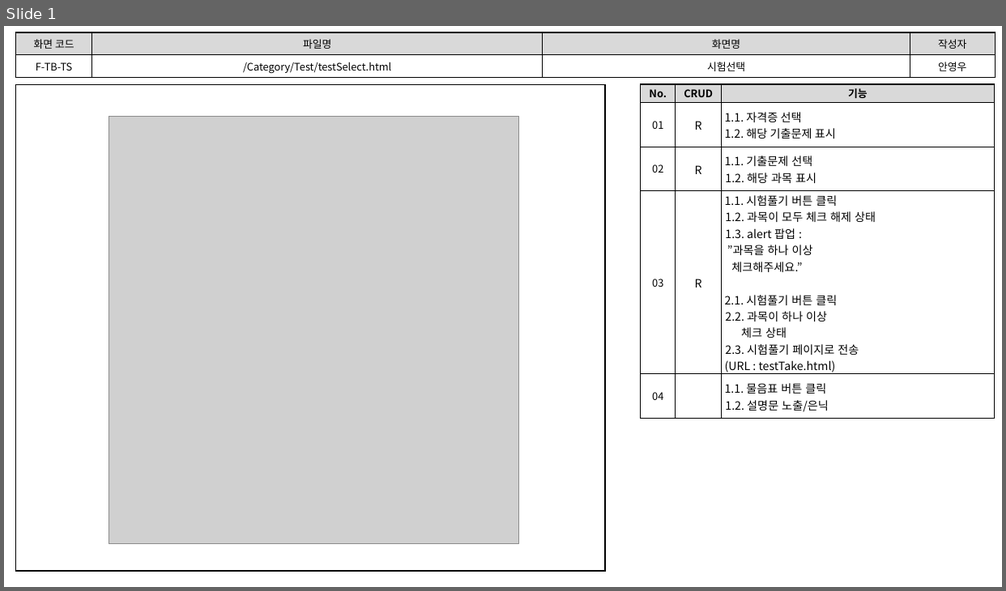
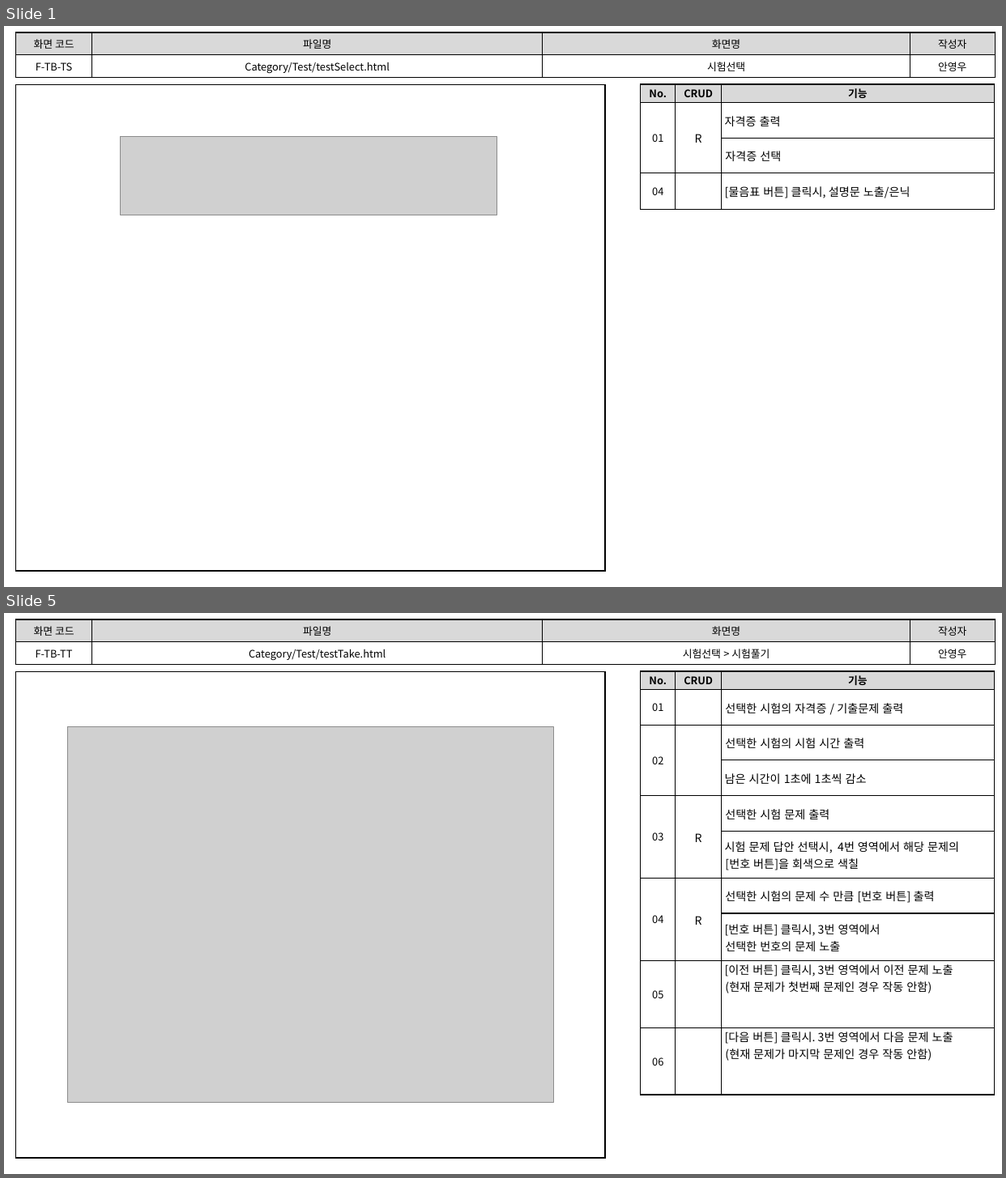
Before and after one commit to index506/cosmo6th_3thGroup, a slide deck: Text/02.화면설계도/3th_Project_화면 설계도(6기_안영우).pptx. Shown one above the other, each under a label of ours: slide 1 before the commit, slides 1 and 5 after it; the slides between them are not shown. The pictures are 1006x591 and 1006x1178 pixels, drawn with LibreOffice and Linux fonts; fonts in the diff are those of the drawing; grey boxes stand for pictures. Boxes give left, top, right and bottom in pixels: in the first picture for what was removed or moved away, otherwise in the second. Text is boxed around its words. In the diff, an @@ line names an element or a change of style, - is before the commit and + after.

Commit message:
문서 작업 중. (화면 설계도 80%)

```diff
--- a/Text/02.화면설계도/3th_Project_화면 설계도(6기_안영우).pptx
+++ b/Text/02.화면설계도/3th_Project_화면 설계도(6기_안영우).pptx
@@ slide 5 added at (4,613,1002,1174), background #FFFFFF @@
@@ table added at (16,619,995,664), 2 rows, 4 columns @@
+화면 코드 | 파일명 | 화면명 | 작성자
+F-TB-TT | Category/Test/testTake.html | 시험선택 > 시험풀기 | 안영우
@@ rectangle added at (16,671,606,1158), outline #000000 1 pt @@
@@ table added at (641,671,994,1069), 10 rows, 3 columns @@
+No. | CRUD | 기능
+01 |  | 선택한 시험의 자격증 / 기출문제 출력
+02 |  | 선택한 시험의 시험 시간 출력
+ |  | 남은 시간이 1초에 1초씩 감소
+03 | R | 선택한 시험 문제 출력
+ |  | 시험 문제 답안 선택시, 4번 영역에서 해당 문제의 [번호 버튼]을 회색으로 색칠
+04 | R | 선택한 시험의 문제 수 만큼 [번호 버튼] 출력
+ |  | [번호 버튼] 클릭시, 3번 영역에서 선택한 번호의 문제 노출
+05 |  | [이전 버튼] 클릭시, 3번 영역에서 이전 문제 노출 (현재 문제가 첫번째 문제인 경우 작동 안함)
+06 |  | [다음 버튼] 클릭시. 3번 영역에서 다음 문제 노출 (현재 문제가 마지막 문제인 경우 작동 안함)
@@ picture added at (68,726,553,1102) @@
@@ slide 1 changed as well @@
@@ table at (16,32,995,77) @@
-row 2, column 2: /Category/Test/testSelect.html
+row 2, column 2: Category/Test/testSelect.html
@@ table at (641,84,994,209) @@
-row 2: 01 | R | 1.1. 자격증 선택 1.2. 해당 기출문제 표시
-row 3: 02 | R | 1.1. 기출문제 선택 1.2. 해당 과목 표시
-row 4: 03 | R | 1.1. 시험풀기 버튼 클릭 1.2. 과목이 모두 체크 해제 상태 1.3. alert 팝업 : ”과목을 하나 이상 체크해주세요.” / 2.1. 시험풀기 버튼 클릭 2.2. 과목이 하나 이상 체크 상태 2.3. 시험풀기 페이지로 전송 / (URL : testTake.html)
-row 5: 04 |  | 1.1. 물음표 버튼 클릭 1.2. 설명문 노출/은닉
+row 2: 01 | R | 자격증 출력
+row 3:  |  | 자격증 선택
+row 4: 04 |  | [물음표 버튼] 클릭시, 설명문 노출/은닉
@@ picture removed at (108,117,519,544) @@
@@ picture added at (121,136,497,215) @@
```
Also in this commit, not shown: 3 other slides changed, 6 other slides added, 1 slide removed, 2 other files.
